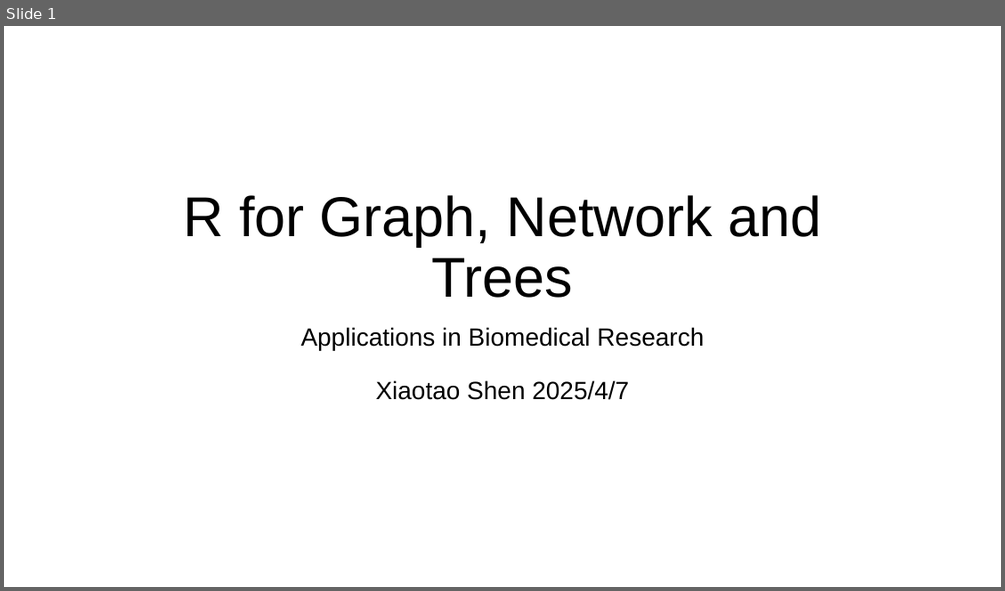
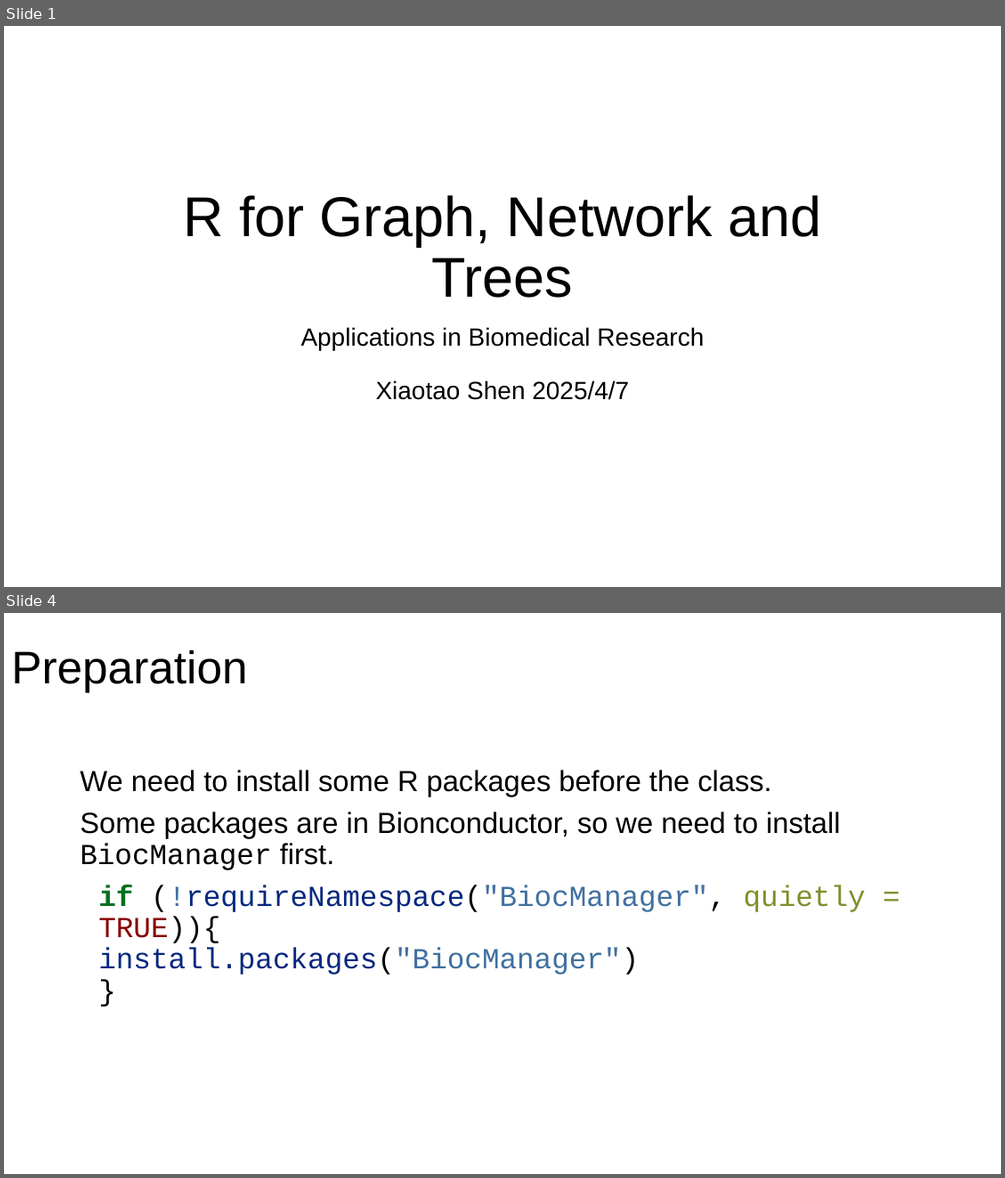
Before and after one commit to jaspershen-lab/MD7115-NTU, a slide deck: 3_materials/MD7115-Xiaotao.pptx. Shown one above the other, each under a label of ours: slide 1 before the commit, slides 1 and 4 after it; the slides between them are not shown. The pictures are 1005x591 and 1005x1178 pixels, drawn with LibreOffice and Linux fonts; fonts in the diff are those of the drawing; background and template pictures are left out. Boxes give left, top, right and bottom in pixels: in the first picture for what was removed or moved away, otherwise in the second. Text is boxed around its words. In the diff, an @@ line names an element or a change of style, - is before the commit and + after.

```diff
--- a/3_materials/MD7115-Xiaotao.pptx
+++ b/3_materials/MD7115-Xiaotao.pptx
@@ slide 4 added at [4,613,1001,1174], background #FFFFFF @@
@@ title added at [11,649,247,692], 44 pt, text #000000 @@
+Preparation
@@ text added at [80,770,866,974], 28 pt, text #000000 @@
+We need to install some R packages before the class.
+Some packages are in Bionconductor, so we need to install BiocManager first.
+if (!requireNamespace("BiocManager", quietly = TRUE)){
+install.packages("BiocManager")
+}
```
Also in this commit, not shown: 5 other slides added, 3 slides removed, 4 other files.
